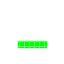
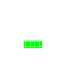
Layered file, before and after one edit (64x64). Changes by layer:
painted on "Layer 2" over [17, 40, 48, 49]
